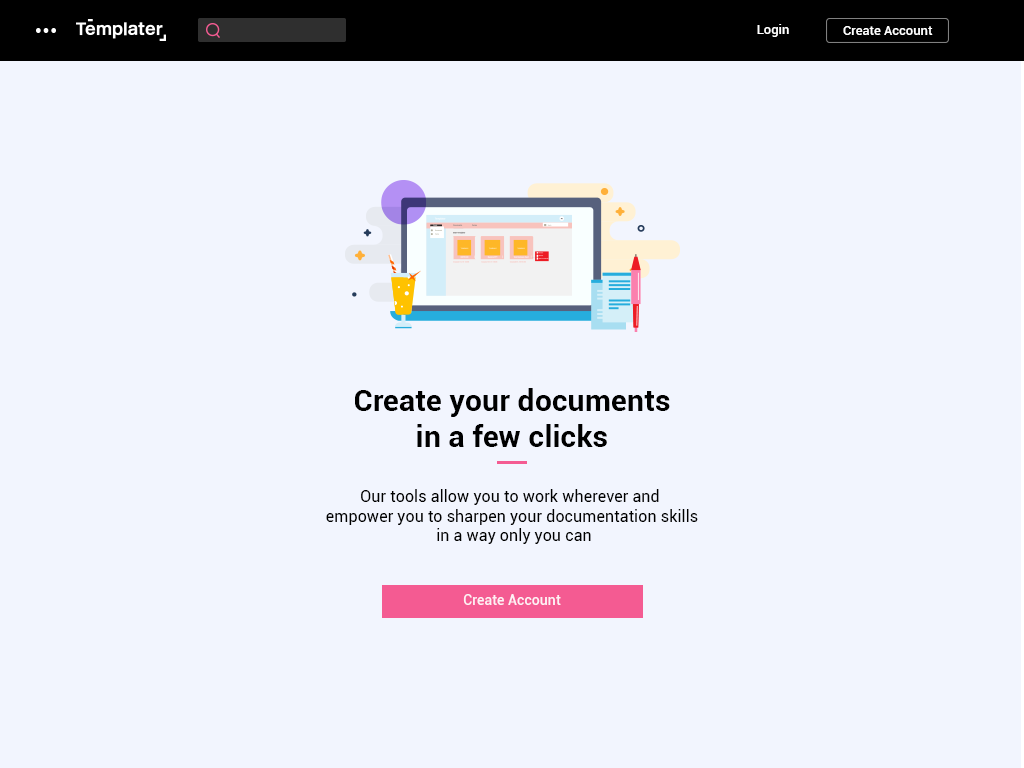
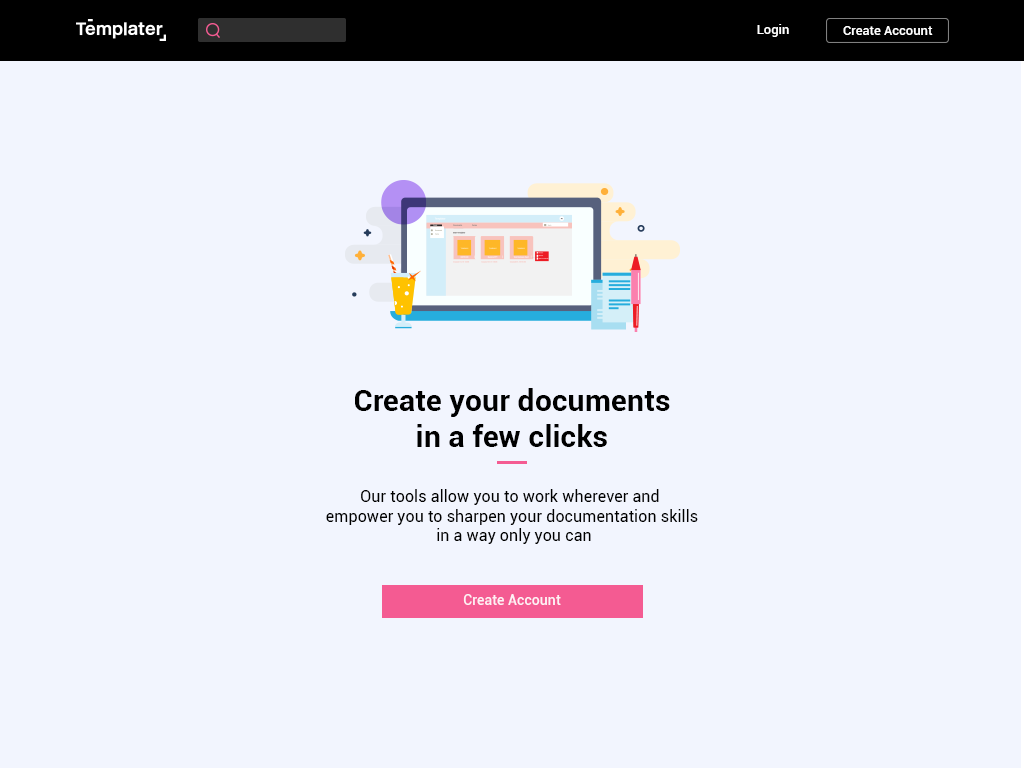
Revision of a layered 1024 x 768 image; what changed, layer by layer:
hid "more menu" over [36, 28, 56, 33]
